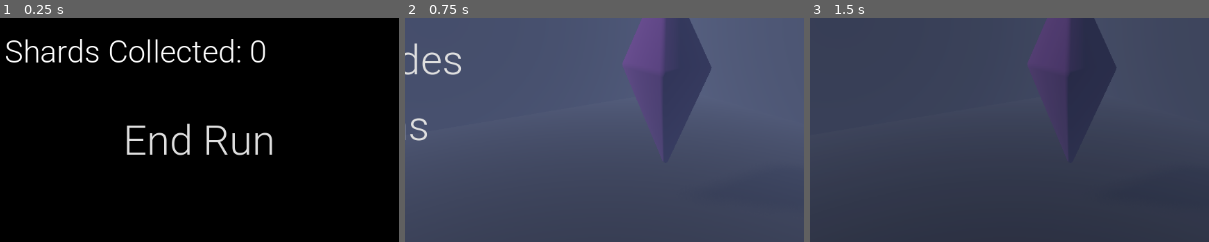
Above: before the commit, frames 1-3 (left to right).
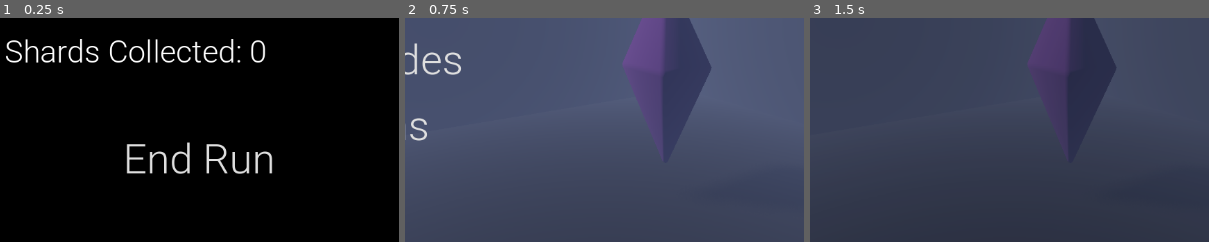
Above: after the commit, the same moments.

Repository: OmarCompiled/Stuck_NULL_BYTES
Game: Godot game, scene res://scenes/menu/death_screen.tscn
Same seed, same stepped clock (60 frames per second), same inputs: the game is played once before the commit and once after it. This scene is started directly instead of the project's main scene.
Inputs:
- Up to frame 1 (0.25 s): no input
- Up to frame 2 (0.75 s): click "End Run" at 0.5 s
- Up to frame 3 (1.5 s): click "Start" at 1.25 s
The pictures show only the part of the screen within x 25-75%, y 50-100%; the shares and areas given below are measured in that part.

The runs differ from the first frame. In frame 1, 2.5% of the frame differs, in the area x 31-69%, y 46-70%; in frame 2, nothing differs; in frame 3, nothing differs.

Commit message:
feat: anchor buttons to bottom in win/loss screens

Diff:
--- a/godot/scenes/menu/death_screen.tscn
+++ b/godot/scenes/menu/death_screen.tscn
@@ -39,6 +39,7 @@
 
 [node name="YouDied" type="RichTextLabel" parent="ColorRect/MarginContainer/HBoxContainer"]
 layout_mode = 2
+size_flags_vertical = 0
 theme_override_fonts/normal_font = ExtResource("2_51ls8")
 theme_override_font_sizes/normal_font_size = 60
 text = "You Died...
@@ -64,7 +65,7 @@
 [node name="MenuButton" type="MenuButton" parent="ColorRect/MarginContainer/HBoxContainer"]
 layout_mode = 2
 size_flags_horizontal = 4
-size_flags_vertical = 6
+size_flags_vertical = 10
 mouse_default_cursor_shape = 2
 theme_override_fonts/font = ExtResource("2_51ls8")
 theme_override_font_sizes/font_size = 60
--- a/godot/scenes/menu/win_screen.tscn
+++ b/godot/scenes/menu/win_screen.tscn
@@ -39,6 +39,7 @@
 
 [node name="YouDied" type="RichTextLabel" parent="ColorRect/MarginContainer/HBoxContainer"]
 layout_mode = 2
+size_flags_vertical = 0
 theme_override_fonts/normal_font = ExtResource("2_7nuyu")
 theme_override_font_sizes/normal_font_size = 60
 text = "You Escaped...
@@ -64,7 +65,7 @@
 [node name="MenuButton" type="MenuButton" parent="ColorRect/MarginContainer/HBoxContainer"]
 layout_mode = 2
 size_flags_horizontal = 4
-size_flags_vertical = 6
+size_flags_vertical = 10
 mouse_default_cursor_shape = 2
 theme_override_fonts/font = ExtResource("2_7nuyu")
 theme_override_font_sizes/font_size = 60
